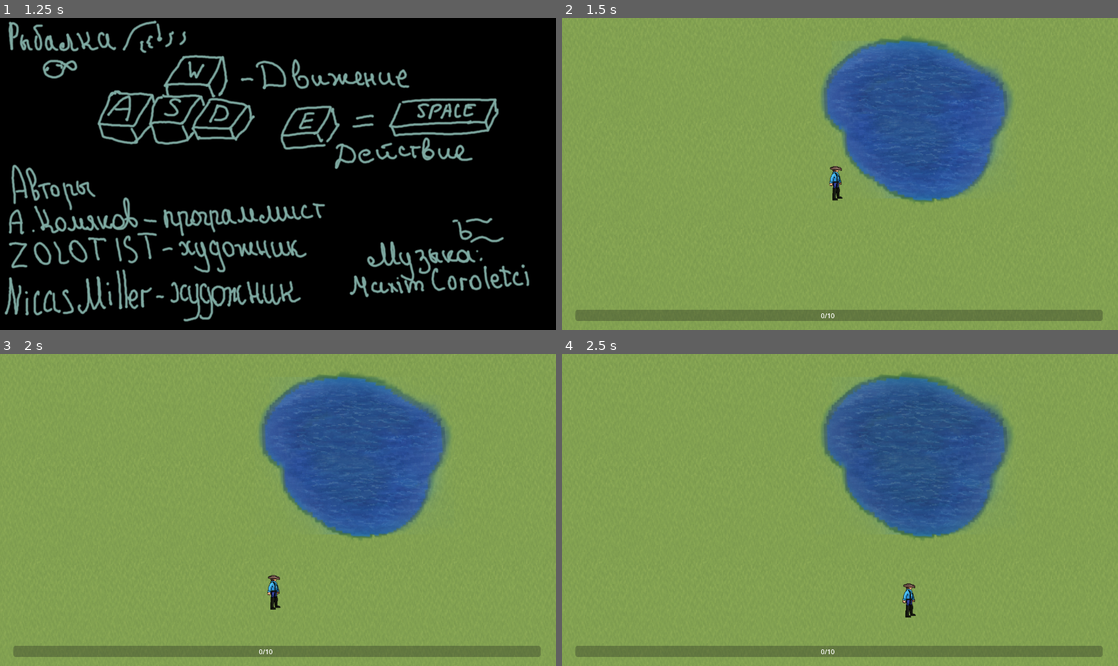
Above: before the commit, frames 1-4 (two rows, left to right).
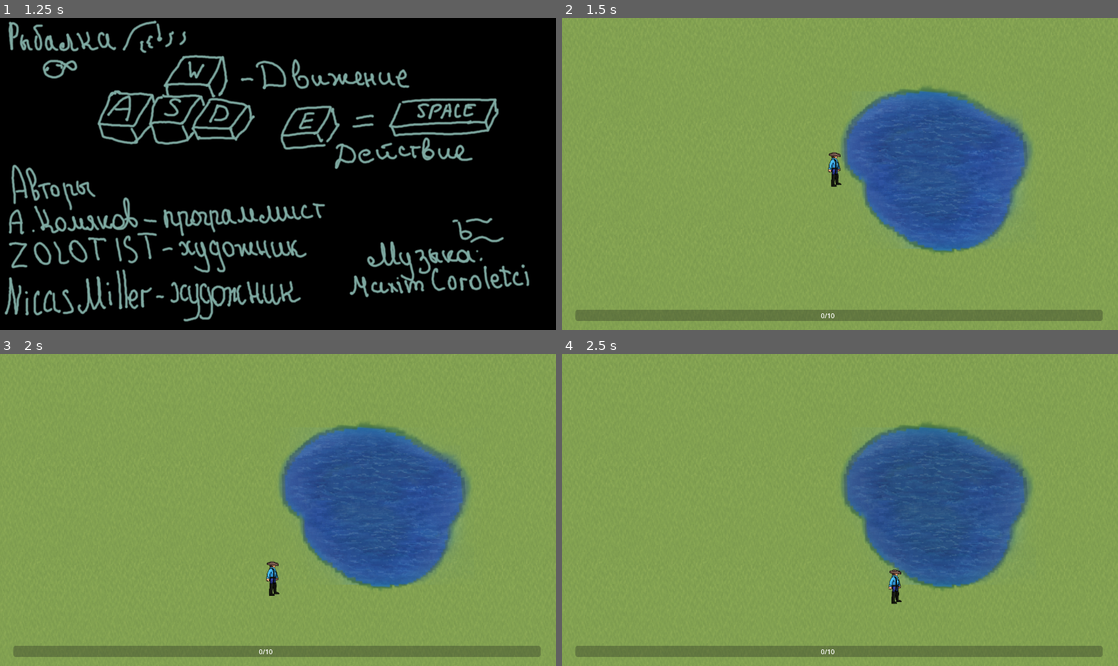
Above: after the commit, the same moments.

Repository: Alexander-Komyakov/first_godot_game
Game: Godot game, scene res://main.tscn
Two runs of this game, one before a commit and one after it. Both use one fixed random seed, a clock stepped at 60 frames per second and the inputs below.
Inputs (mouse positions are in pixels of both pictures, inside the frame that each line leads up to):
- Up to frame 1 (1.25 s): tap Enter (ui_accept) at 0.5 s; move the mouse to (400, 158) at 0.52 s; hold Right (ui_right) from 0.53 s (still down); hold Enter (ui_accept) from 0.53 s (still down); click (400, 158) at 0.67 s
- Up to frame 2 (1.5 s): move the mouse to (728, 189) at 1.27 s; release Right (ui_right) at 1.28 s; release Enter (ui_accept) at 1.28 s; hold Down (ui_down) from 1.28 s (still down); tap F at 1.35 s
- Up to frame 3 (2 s): keep holding Down (ui_down); tap Enter (ui_accept) at 1.52, 1.55, 1.82 s
- Up to frame 4 (2.5 s): move the mouse to (895, 441) at 2.02 s; release Down (ui_down) at 2.03 s; hold Right (ui_right) from 2.03 s (still down); hold Enter (ui_accept) from 2.03 s (still down)

Frame 1 is identical in both runs. In frame 2, 13% of the frame differs, in the area x 46-85%, y 6-76%; in frame 3, 13%; in frame 4, 13%.

Commit message:
final green version

Diff:
--- a/fishing.gd
+++ b/fishing.gd
@@ -1,6 +1,5 @@
 extends CanvasLayer
 
-#signal fishing_result(success: bool)
 signal add_score(score: int)
 
 
@@ -52,6 +51,8 @@
     stop_loop()
     fish_on = false
     show_result(success)
+    if get_node("../pool").buble_direction == get_node("../pool").entered_direction and get_node("../pool").buble_direction != 5:
+        score *= 2
     add_score.emit(score)  # Отправляем результат
 
 
@@ -149,7 +150,7 @@
 
     tween.tween_property(moving_indicator, "position:y", min_y, indicator_speed)
     tween.tween_property(moving_indicator, "position:y", max_y, indicator_speed)
-    tween.set_loops(10)
+    tween.set_loops(6)
     tween.finished.connect(func(): _end_game(false, 0))
 
     show()
--- a/main.tscn
+++ b/main.tscn
@@ -14,7 +14,7 @@
 position = Vector2(434, 328)
 
 [node name="pool" parent="." instance=ExtResource("2_h2yge")]
-position = Vector2(881, 216)
+position = Vector2(930, 340)
 
 [node name="fishing" parent="." instance=ExtResource("3_h2yge")]
 
--- a/player.tscn
+++ b/player.tscn
@@ -36,6 +36,7 @@
 texture = ExtResource("2_onrkg")
 
 [node name="CollisionShape2D" type="CollisionShape2D" parent="."]
+visible = false
 shape = SubResource("CapsuleShape2D_hqtel")
 
 [node name="AnimatedSprite2D" type="AnimatedSprite2D" parent="."]
--- a/player_move.gd
+++ b/player_move.gd
@@ -16,6 +16,7 @@
 var tween_move: Tween
 var tween_fishing: Tween
 var anim_fish_start: bool
+
 
 enum player_state {
     IDLE = 0, FISHING = 1, RESULT = 2
@@ -62,6 +63,8 @@
 func set_state(state: int):
     _current_state = state
     if _current_state == player_state.IDLE:
+        if get_node("../pool").entered_direction == get_node("../pool").buble_direction and get_node("../pool").buble_direction != get_node("../pool").buble_state_values["none"]:
+            get_node("../pool")._hide_all_buble()
         if audioCoilMore != null and audioCoilMore.playing:
             audioCoilMore.stop()
         animated_sprite.frame = 0
@@ -130,4 +133,3 @@
 
 func _ready():
     pass
-    #animation_idle()
--- a/pool.tscn
+++ b/pool.tscn
@@ -1,9 +1,11 @@
-[gd_scene load_steps=7 format=3 uid="uid://ca27digfwqrcd"]
+[gd_scene load_steps=14 format=3 uid="uid://ca27digfwqrcd"]
 
 [ext_resource type="Script" uid="uid://bqu0cqkocgebg" path="res://pools.gd" id="1_q638n"]
 [ext_resource type="Texture2D" uid="uid://byd5cnx28mj4q" path="res://images/animation/voda.png" id="2_03hax"]
 [ext_resource type="Texture2D" uid="uid://cd2pypt28tv6l" path="res://images/animation/Water.png" id="3_bslhr"]
 [ext_resource type="Script" uid="uid://bd84bp2ntxe11" path="res://waterback.gd" id="5_76ob0"]
+[ext_resource type="Texture2D" uid="uid://c4xexlt5ps1jv" path="res://images/animation/bubleOne.png" id="5_ryjux"]
+[ext_resource type="AudioStream" uid="uid://bqnqlxr08dfp0" path="res://audio/buble2.mp3" id="7_ryjux"]
 
 [sub_resource type="SpriteFrames" id="SpriteFrames_w78qj"]
 animations = [{
@@ -19,6 +21,31 @@
 [sub_resource type="RectangleShape2D" id="RectangleShape2D_76ob0"]
 size = Vector2(550, 498)
 
+[sub_resource type="RectangleShape2D" id="RectangleShape2D_7g16q"]
+size = Vector2(292, 266)
+
+[sub_resource type="GDScript" id="GDScript_7g16q"]
+script/source = "extends CPUParticles2D
+
+# Called when the node enters the scene tree for the first time.
+func _ready() -> void:
+    pass
+
+
+# Called every frame. 'delta' is the elapsed time since the previous frame.
+func _process(delta: float) -> void:
+    pass
+"
+
+[sub_resource type="RectangleShape2D" id="RectangleShape2D_ryjux"]
+size = Vector2(292, 232)
+
+[sub_resource type="RectangleShape2D" id="RectangleShape2D_08ey2"]
+size = Vector2(258, 266)
+
+[sub_resource type="RectangleShape2D" id="RectangleShape2D_87cwm"]
+size = Vector2(258, 232)
+
 [node name="pool" type="StaticBody2D"]
 z_index = -1
 script = ExtResource("1_q638n")
@@ -30,12 +57,14 @@
 autoplay = "pool"
 
 [node name="detector" type="Area2D" parent="."]
+visible = false
 
 [node name="s" type="CollisionShape2D" parent="detector"]
 position = Vector2(-17, 17)
 shape = SubResource("RectangleShape2D_76ob0")
 
 [node name="CollisionPolygon2D" type="CollisionPolygon2D" parent="."]
+visible = false
 position = Vector2(-1, 0)
 polygon = PackedVector2Array(136, -90, 179, -72, 211, -41, 218, -3, 212, 32, 195, 64, 178, 88, 176, 124, 159, 163, 137, …(224 unchanged characters)…
 
@@ -43,4 +72,112 @@
 texture = ExtResource("3_bslhr")
 script = ExtResource("5_76ob0")
 
+[node name="leftDown" type="Area2D" parent="."]
+visible = false
+
+[node name="CollisionShape2D" type="CollisionShape2D" parent="leftDown"]
+visible = false
+position = Vector2(-146, 133)
+shape = SubResource("RectangleShape2D_7g16q")
+
+[node name="bubleLeftDown" type="CPUParticles2D" parent="leftDown"]
+position = Vector2(-83, 88)
+texture = ExtResource("5_ryjux")
+lifetime = 2.1799999999999997
+speed_scale = 0.5
+explosiveness = 0.27
+lifetime_randomness = 0.4
+emission_shape = 3
+emission_rect_extents = Vector2(40, 1)
+gravity = Vector2(0, 0)
+radial_accel_min = 12.12
+radial_accel_max = 12.12
+scale_amount_min = 0.2
+scale_amount_max = 0.6
+script = SubResource("GDScript_7g16q")
+
+[node name="leftUp" type="Area2D" parent="."]
+visible = false
+
+[node name="CollisionShape2D" type="CollisionShape2D" parent="leftUp"]
+visible = false
+position = Vector2(-146, -116)
+shape = SubResource("RectangleShape2D_ryjux")
+
+[node name="bubleLeftUp" type="CPUParticles2D" parent="leftUp"]
+position = Vector2(-112, -74)
+texture = ExtResource("5_ryjux")
+lifetime = 2.1799999999999997
+speed_scale = 1.79
+explosiveness = 0.27
+lifetime_randomness = 0.4
+emission_shape = 3
+emission_rect_extents = Vector2(40, 1)
+gravity = Vector2(0, 0)
+radial_accel_min = 12.12
+radial_accel_max = 12.12
+scale_amount_min = 0.2
+scale_amount_max = 0.6
+script = SubResource("GDScript_7g16q")
+
+[node name="rightDown" type="Area2D" parent="."]
+visible = false
+
+[node name="CollisionShape2D" type="CollisionShape2D" parent="rightDown"]
+visible = false
+position = Vector2(129, 133)
+shape = SubResource("RectangleShape2D_08ey2")
+
+[node name="bubleRightDown" type="CPUParticles2D" parent="rightDown"]
+position = Vector2(90, 76)
+texture = ExtResource("5_ryjux")
+lifetime = 2.1799999999999997
+speed_scale = 0.5
+explosiveness = 0.27
+lifetime_randomness = 0.4
+emission_shape = 3
+emission_rect_extents = Vector2(40, 1)
+gravity = Vector2(0, 0)
+radial_accel_min = 12.12
+radial_accel_max = 12.12
+scale_amount_min = 0.2
+scale_amount_max = 0.6
+script = SubResource("GDScript_7g16q")
+
+[node name="rightUp" type="Area2D" parent="."]
+visible = false
+
+[node name="CollisionShape2D" type="CollisionShape2D" parent="rightUp"]
+visible = false
+position = Vector2(129, -116)
+shape = SubResource("RectangleShape2D_87cwm")
+
+[node name="bubleRightUp" type="CPUParticles2D" parent="rightUp"]
+position = Vector2(93, -59)
+texture = ExtResource("5_ryjux")
+lifetime = 2.1799999999999997
+speed_scale = 0.5
+explosiveness = 0.27
+lifetime_randomness = 0.4
+emission_shape = 3
+emission_rect_extents = Vector2(40, 1)
+gravity = Vector2(0, 0)
+radial_accel_min = 12.12
+radial_accel_max = 12.12
+scale_amount_min = 0.2
+scale_amount_max = 0.6
+script = SubResource("GDScript_7g16q")
+
+[node name="bubleAudio" type="AudioStreamPlayer2D" parent="."]
+stream = ExtResource("7_ryjux")
+volume_db = 9.143
+
 [connection signal="body_entered" from="detector" to="." method="_on_detector_body_entered"]
+[connection signal="body_entered" from="leftDown" to="." method="_on_left_down_body_entered"]
+[connection signal="visibility_changed" from="leftDown" to="." method="_on_left_down_visibility_changed"]
+[connection signal="body_entered" from="leftUp" to="." method="_on_left_up_body_entered"]
+[connection signal="visibility_changed" from="leftUp" to="." method="_on_left_up_visibility_changed"]
+[connection signal="body_entered" from="rightDown" to="." method="_on_right_down_body_entered"]
+[connection signal="visibility_changed" from="rightDown" to="." method="_on_right_down_visibility_changed"]
+[connection signal="body_entered" from="rightUp" to="." method="_on_right_up_body_entered"]
+[connection signal="visibility_changed" from="rightUp" to="." method="_on_right_up_visibility_changed"]
--- a/pools.gd
+++ b/pools.gd
@@ -1,6 +1,15 @@
 extends StaticBody2D
 
 var is_entered: bool = false
+@onready var entered_direction: int = buble_state_values["none"]
+@onready var buble_direction: int = buble_state_values["none"]
+
+var buble_state: bool = false
+
+var timer_buble: Timer
+var timer_buble_end: Timer
+
+
 signal start_minigame(difficulty: String)
 
 var difficulty: String
@@ -11,13 +20,78 @@
     "hard": 3
 }
 
+var buble_state_values = {
+    "lup": 1,
+    "ldown": 2,
+    "rup": 3,
+    "rdown": 4,
+    "none": 5
+}
+
+func _process(delta):
+    if buble_state == false and timer_buble != null and timer_buble.is_stopped() == true and get_node("../player").get_state() == get_node("../player").player_state.IDLE:
+        buble_state = true
+        timer_buble.start(randf_range(3, 8))
+
 func _ready():
+    timer_buble = Timer.new()
+    timer_buble_end = Timer.new()
+
+    add_child(timer_buble)
+    add_child(timer_buble_end)
+    timer_buble.timeout.connect(_on_timer_timeout)
+    timer_buble_end.timeout.connect(_on_timer_buble_end_timeout)
+    timer_buble.one_shot = true
+    timer_buble_end.one_shot = true
+
+
     $detector.body_entered.connect(_on_player_entered)
     $detector.body_exited.connect(_on_player_exited)
+
+    $leftDown.body_entered.connect(_on_player_entered_ldown)
+    $leftUp.body_entered.connect(_on_player_entered_lup)
+    $rightUp.body_entered.connect(_on_player_entered_rup)
+    $rightDown.body_entered.connect(_on_player_entered_rdown)
+
+func _on_timer_buble_end_timeout():
+    buble_state = false
+    if get_node("../player").get_state() == get_node("../player").player_state.IDLE and entered_direction != buble_direction and buble_direction != buble_state_values["none"]:
+        _hide_all_buble()
+        buble_direction = buble_state_values["none"]
+
+func _on_timer_timeout():
+    timer_buble_end.start(randf_range(2, 5))
+    _hide_all_buble()
+    buble_direction = randf_range(1, 4)
+
+    match buble_direction:
+        1:
+            $leftUp.show()
+        2:
+            $leftDown.show()
+        3:
+            $rightUp.show()
+        4:
+            $rightDown.show()
+
+func _hide_all_buble():
+    $leftUp.hide()
+    $leftDown.hide()
+    $rightUp.hide()
+    $rightDown.hide()
 
 func _on_player_entered(body):
     if body.name == "player":
         is_entered = true
+
+func _on_player_entered_ldown(body: Node2D) -> void:
+    entered_direction = buble_state_values["ldown"]
+func _on_player_entered_lup(body: Node2D) -> void:
+    entered_direction = buble_state_values["lup"]
+func _on_player_entered_rdown(body: Node2D) -> void:
+    entered_direction = buble_state_values["rdown"]
+func _on_player_entered_rup(body: Node2D) -> void:
+    entered_direction = buble_state_values["rup"]
 
 func _on_player_exited(body):
     if body.name == "player":
@@ -42,3 +116,34 @@
 
 func fish_on(difficulty: String):
     start_minigame.emit(difficulty)
+
+func play_buble_one() -> void:
+    if get_node("bubleAudio") != null and not get_node("bubleAudio").playing:
+        get_node("bubleAudio").play()
+
+func _on_left_down_visibility_changed() -> void:
+    print("aboba")
+    if get_node("leftDown").visible:
+        print("GG")
+        play_buble_one()
+
+
+func _on_left_up_visibility_changed() -> void:
+    print("aboba")
+    if get_node("leftUp").visible:
+        print("GG")
+        play_buble_one()
+
+
+func _on_right_down_visibility_changed() -> void:
+    print("aboba")
+    if get_node("rightDown").visible:
+        print("GG")
+        play_buble_one()
+
+
+func _on_right_up_visibility_changed() -> void:
+    print("aboba")
+    if get_node("rightUp").visible:
+        print("GG")
+        play_buble_one()
Not shown, added: audio/buble2.mp3.import
Binary file added: images/animation/PlayerFisher.png
Not shown, added: images/animation/PlayerFisher.png.import
Binary file added: images/animation/brow.png
Not shown, added: images/animation/brow.png.import
Binary file added: images/animation/buble.png
Not shown, added: images/animation/buble.png.import
Binary file added: images/animation/bubleOne.png
Not shown, added: images/animation/bubleOne.png.import
Binary file added: images/animation/fishNew.png
Not shown, added: images/animation/fishNew.png.import
Binary file added: images/animation/kamish.png
(and 7 more such lines)
